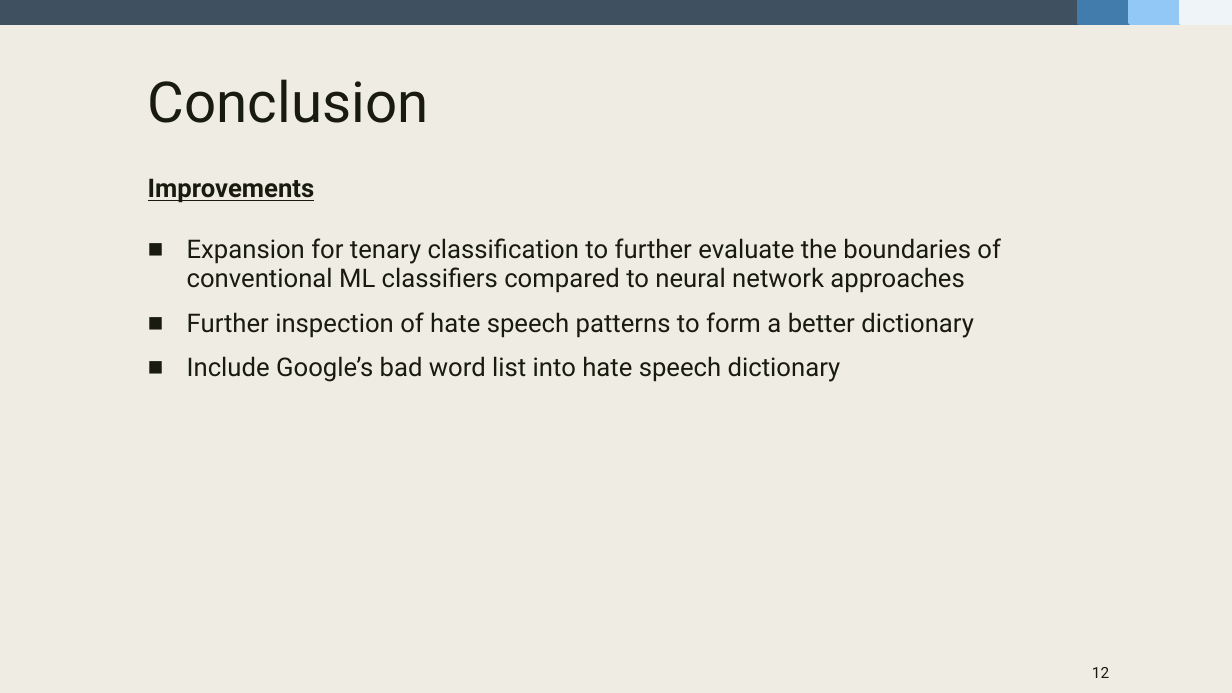
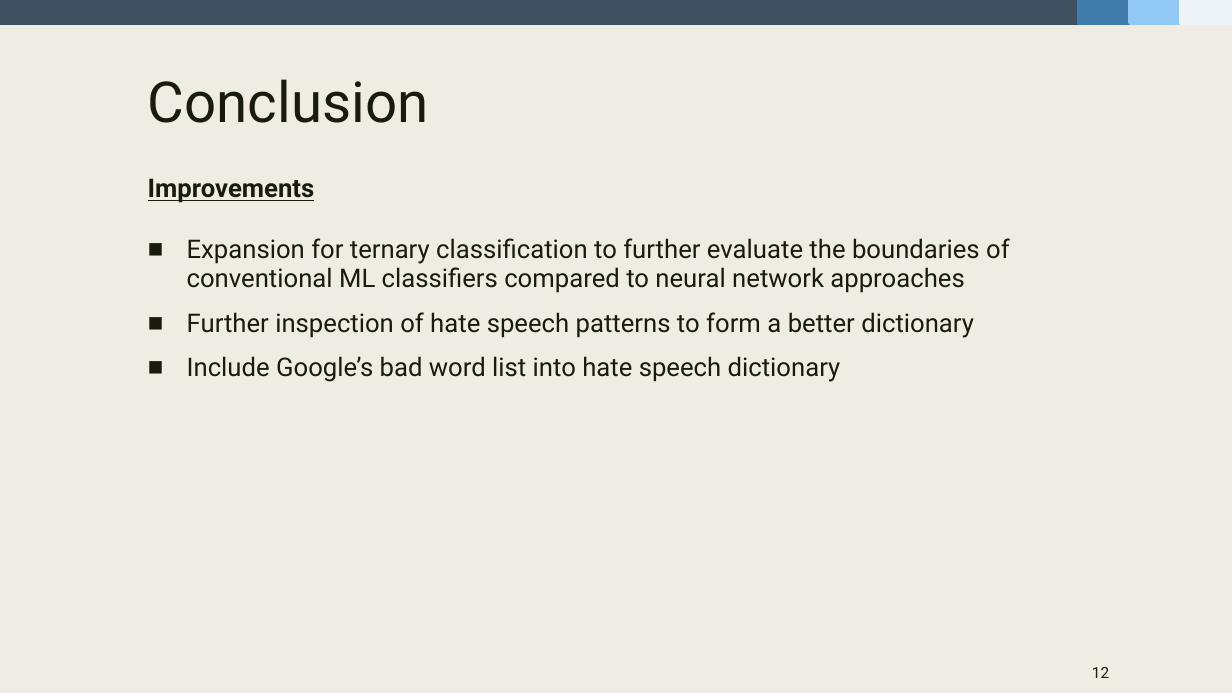
Before and after one commit to fidsusj/HateSpeechDetection, a slide deck: slide 12 of docs/presentation/presentation-slides.pptx. Drawn at 1232x693 pixels with LibreOffice and Linux fonts; fonts in the diff are those of the drawing. Boxes give left, top, right and bottom in pixels: in the first picture for what was removed or moved away, otherwise in the second. Text is boxed around its words. In the diff, an @@ line names an element or a change of style, - is before the commit and + after.

Commit message:
Presentation changes

```diff
--- a/docs/presentation/presentation-slides.pptx
+++ b/docs/presentation/presentation-slides.pptx
@@ text at <box>187,238,1010,293</box>: text changed @@
-■ Expansion for tenary classification to further evaluate the boundaries of conventional ML classifiers compared to neural network approaches
+■ Expansion for ternary classification to further evaluate the boundaries of conventional ML classifiers compared to neural network approaches
```
Also in this commit, not shown: 4 other slides changed, 2 other files.
